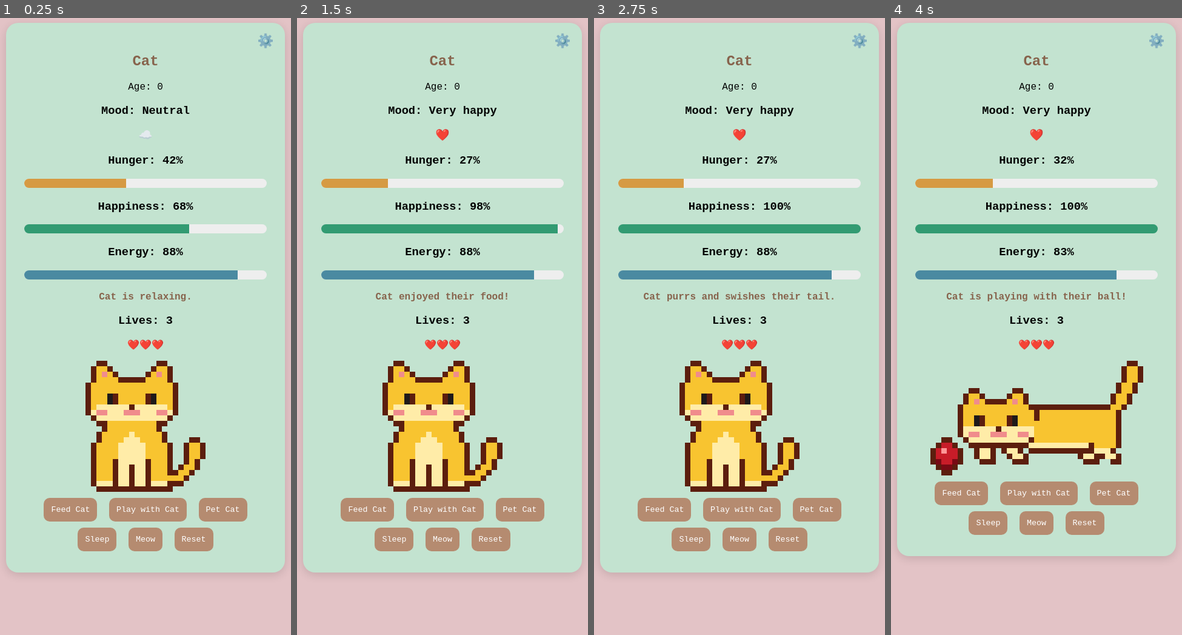
Above: before the commit, frames 1-4 (left to right).
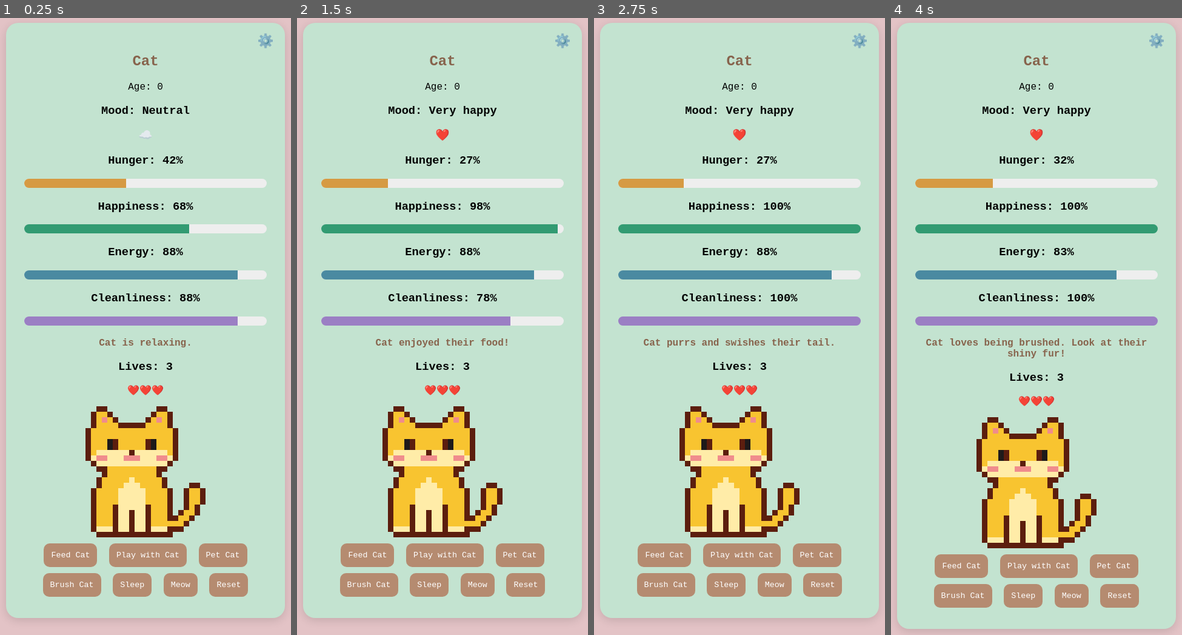
Above: after the commit, the same moments.

Repository: nannaellaraun/cat-game
Game: browser game, page index.html
Two runs of this game, one before a commit and one after it. Both use one fixed random seed, a clock stepped at 60 frames per second and the inputs below.
Inputs (mouse positions are in pixels of both pictures, inside the frame that each line leads up to):
- Up to frame 1 (0.25 s): no input
- Up to frame 2 (1.5 s): click "Play with Cat" at 0.27 s; click "Feed Cat" at 1.27 s
- Up to frame 3 (2.75 s): click (666, 585) at 1.87 s, where only the run after the commit has a clickable "Brush Cat"; click (666, 597) at 2.02 s, where only the run after the commit has a clickable "Brush Cat"; click "Pet Cat" at 2.47 s
- Up to frame 4 (4 s): click "Play with Cat" at 3.07 s; click (963, 567) at 3.67 s, where only the run after the commit has a clickable "Brush Cat"

The runs differ from the first frame. In frame 1, 21% of the frame differs, in the area x 2-98%, y 44-98%; in frame 2, 21%; in frame 3, 21%; in frame 4, 26%, in the area x 2-98%, y 44-100%.

Commit message:
Add weekly birthdays with party hat and confetti, and brushing with cleanliness
Co-Authored-By: Claude Opus 5.5 <noreply@anthropic.com>

Diff:
--- a/game.js
+++ b/game.js
@@ -15,6 +15,9 @@
 
 const PETS_BEFORE_ANGRY = 5; // the 6th pet in a row annoys the cat
 const CALM_DOWN_MS = 10 * 1000; // an angry cat calms down after 10 seconds of no petting
+const BIRTHDAY_MS = 7 * 24 * 60 * 60 * 1000; // the cat has a birthday every 7 days
+const MAX_AGE = 30; // same limit as Cat Settings
+const MESSY_AT = 30; // at this cleanliness or lower the cat looks messy
 
 // ---------- State ----------
 
@@ -23,6 +26,7 @@
     hunger: 40,
     happiness: 70,
     energy: 90,
+    cleanliness: 90,
     lives: 3,
     activity: "neutral",
     petStreak: 0, // how many times in a row the cat has been petted
@@ -39,6 +43,8 @@
     color: "orange",
     coat: "solid",
     eyes: "black",
+    lastBirthday: Date.now(), // the next birthday is 7 days after this
+    partyUntil: 0, // the party hat is worn until this time (end of the birthday)
     ...startingStats("Cat"),
   };
   try {
@@ -82,6 +88,7 @@
     cat.happiness = up(cat.happiness, 15);
     cat.energy = down(cat.energy, 5);
     cat.hunger = up(cat.hunger, 5);
+    cat.cleanliness = down(cat.cleanliness, 10);
     cat.message = cat.name + " is playing with " + pronoun().possessive + " ball!";
   },
   sleep() {
@@ -106,6 +113,12 @@
       cat.message = cat.name + " purrs and swishes " + pronoun().possessive + " tail.";
     }
   },
+  brush() {
+    cat.activity = "neutral";
+    cat.cleanliness = up(cat.cleanliness, 30);
+    cat.happiness = up(cat.happiness, 5);
+    cat.message = cat.name + " loves being brushed. Look at " + pronoun().possessive + " shiny fur!";
+  },
   meow() {
     cat.activity = "neutral";
     cat.happiness = up(cat.happiness, 5);
@@ -118,14 +131,67 @@
     cat.hunger = up(cat.hunger, 2);
     cat.happiness = down(cat.happiness, 2);
     cat.energy = down(cat.energy, 2);
+    cat.cleanliness = down(cat.cleanliness, 2);
+    checkBirthday();
   },
 };
+
+// ---------- Birthdays ----------
+
+const isPartyTime = () => Date.now() < cat.partyUntil;
+
+// Every 7 days the cat turns a year older (up to MAX_AGE) and gets a party for the rest of the day.
+function checkBirthday() {
+  let birthday = false;
+  let grewUp = false;
+  while (Date.now() - cat.lastBirthday >= BIRTHDAY_MS) {
+    cat.lastBirthday += BIRTHDAY_MS;
+    birthday = true;
+    if (cat.age < MAX_AGE) {
+      cat.age += 1;
+      grewUp = true;
+    }
+  }
+  if (!birthday) return;
+
+  const midnight = new Date();
+  midnight.setHours(24, 0, 0, 0);
+  cat.partyUntil = midnight.getTime();
+  cat.message = "🎂 Happy birthday, " + cat.name + "!";
+  if (grewUp) cat.message += " " + cat.name + " turned " + cat.age + "!";
+  showConfetti();
+}
+
+// Pixel confetti falling over the card for a few seconds.
+let confettiShown = false;
+function showConfetti() {
+  confettiShown = true;
+  if (window.matchMedia("(prefers-reduced-motion: reduce)").matches) return;
+  const box = document.createElement("div");
+  box.className = "confetti";
+  const colors = ["#e84a8a", "#4aa8e0", "#f2d530", "#4caf50", "#e0961c"];
+  for (let i = 0; i < 60; i++) {
+    const piece = document.createElement("i");
+    piece.style.left = Math.random() * 100 + "%";
+    piece.style.background = colors[i % colors.length];
+    piece.style.animationDelay = Math.random() * 1.5 + "s";
+    piece.style.animationDuration = 2 + Math.random() * 1.5 + "s";
+    box.append(piece);
+  }
+  document.querySelector(".game").append(box);
+  setTimeout(() => box.remove(), 5000);
+}
 
 // Rules that run after every action, like the bottom half of the PHP script.
 function applyRules() {
   // A very hungry cat gets sadder
   if (cat.hunger > 80) {
     cat.happiness = down(cat.happiness, 15);
+  }
+
+  // A dirty cat is a bit grumpy
+  if (cat.cleanliness <= 20) {
+    cat.happiness = down(cat.happiness, 5);
   }
 
   // Lose a life when everything is at rock bottom
@@ -169,6 +235,8 @@
   if (cat.happiness <= 20) moods.push(["Sad", "💙️"]);
   if (cat.happiness >= 80) moods.push(["Very happy", "❤️"]);
   if (cat.energy <= 20) moods.push(["Sleepy", "💤️"]);
+  if (cat.cleanliness <= MESSY_AT) moods.push(["Messy", "🛁"]);
+  if (isPartyTime()) moods.push(["Birthday", "🎂"]);
   if (cat.happiness >= 30 && cat.happiness <= 70) moods.push(["Neutral", "☁️"]);
   return moods;
 }
@@ -198,7 +266,7 @@
   $("mood").textContent = moodNames.join(", ");
   $("emoji").textContent = moods.map((m) => m[1]).join(", ");
 
-  for (const stat of ["hunger", "happiness", "energy"]) {
+  for (const stat of ["hunger", "happiness", "energy", "cleanliness"]) {
     $(stat + "-value").textContent = cat[stat];
     $(stat + "-bar").style.width = cat[stat] + "%";
   }
@@ -206,7 +274,10 @@
   $("message").textContent = cat.message;
   $("lives-value").textContent = cat.lives;
   $("hearts").textContent = "❤️".repeat(cat.lives) + "💔️".repeat(3 - cat.lives);
-  $("cat-image").src = drawCat(chooseImage(moodNames), cat.color, cat.coat, cat.eyes);
+  $("cat-image").src = drawCat(chooseImage(moodNames), cat.color, cat.coat, cat.eyes, {
+    hat: isPartyTime(),
+    messy: cat.cleanliness <= MESSY_AT,
+  });
   $("game-over-image").src = drawCat("gameOver", cat.color, cat.coat, cat.eyes);
 }
 
@@ -276,6 +347,9 @@
 // Opening the page counts as time passing.
 doAction("timePassed");
 
+// Opening the game on the birthday shows the confetti again.
+if (isPartyTime() && !confettiShown) showConfetti();
+
 // If the page was closed while the cat was angry, let it calm down.
 if (cat.activity === "angry") scheduleCalmDown();
 
--- a/index.html
+++ b/index.html
@@ -27,6 +27,9 @@
     <h3>Energy: <span id="energy-value"></span>%</h3>
     <div class="bar"><div class="energy" id="energy-bar"></div></div>
 
+    <h3>Cleanliness: <span id="cleanliness-value"></span>%</h3>
+    <div class="bar"><div class="cleanliness" id="cleanliness-bar"></div></div>
+
     <p class="message" id="message"></p>
 
     <h3>Lives: <span id="lives-value"></span></h3>
@@ -38,6 +41,7 @@
       <button data-action="feed">Feed <span class="name"></span></button>
       <button data-action="play">Play with <span class="name"></span></button>
       <button data-action="pet">Pet <span class="name"></span></button>
+      <button data-action="brush">Brush <span class="name"></span></button>
       <button data-action="sleep">Sleep</button>
       <button data-action="meow">Meow</button>
       <button data-action="reset">Reset</button>
--- a/sprites.js
+++ b/sprites.js
@@ -33,6 +33,7 @@
       "..KKKKKKKKKKKKKK......",
     ],
     regions: {ears: [[0, 0, 6, 3], [10, 0, 16, 3]], mask: [[5, 7, 11, 10]], tail: [[15, 14, 21, 21]], paws: [[0, 21, 14, 22]]},
+    hat: [8, 2], // party hat: middle column and bottom row
   },
   angry: {
     art: [
@@ -62,6 +63,7 @@
       "..KKKKKKKKKKKKKK......",
     ],
     regions: {ears: [[0, 0, 6, 3], [10, 0, 16, 3]], mask: [[5, 7, 11, 10]], tail: [[15, 14, 21, 21]], paws: [[0, 21, 14, 22]]},
+    hat: [8, 2], // party hat: middle column and bottom row
   },
   playing: {
     art: [
@@ -88,6 +90,7 @@
       "..KK...................................",
     ],
     regions: {ears: [[6, 5, 10, 7], [14, 5, 18, 7]], mask: [[9, 11, 15, 13]], tail: [[33, 0, 38, 8]], paws: [[7, 16, 18, 17], [27, 16, 34, 17]]},
+    hat: [12, 6], // party hat: middle column and bottom row
   },
   sad: {
     art: [
@@ -117,6 +120,7 @@
       ".......KKKK..........KKKK....",
     ],
     regions: {ears: [[0, 7, 6, 9], [10, 7, 16, 9]], mask: [[5, 14, 11, 17]], tail: [[22, 0, 27, 13]], paws: [[7, 22, 10, 22], [21, 22, 24, 22]]},
+    hat: [8, 8], // party hat: middle column and bottom row
   },
   sleepy: {
     art: [
@@ -137,6 +141,7 @@
       "..........KKKKKKKKKKKKKKK.......",
     ],
     regions: {ears: [[0, 0, 4, 2], [8, 0, 12, 2]], mask: [[5, 7, 9, 9]], tail: [[11, 12, 24, 13]], paws: [[2, 11, 10, 12]]},
+    hat: [6, 1], // party hat: middle column and bottom row
   },
   gameOver: {
     art: [
@@ -248,14 +253,16 @@
   return "#" + parts.map((n) => n.toString(16).padStart(2, "0")).join("");
 }
 
+// A fixed pseudo-random number for a pair of numbers, so patterns look random but never change.
+function hash2(a, b) {
+  let hash = Math.imul(a, 374761393) + Math.imul(b, 668265263);
+  hash = Math.imul(hash ^ (hash >>> 13), 1274126177);
+  return (hash ^ (hash >>> 16)) >>> 0;
+}
+
 // Patches for tortoiseshell and calico: the same 3x3 blocks always get the same color.
 function patch(x, y, choices) {
-  const bx = Math.floor(x / 3);
-  const by = Math.floor(y / 3);
-  let hash = Math.imul(bx, 374761393) + Math.imul(by, 668265263);
-  hash = Math.imul(hash ^ (hash >>> 13), 1274126177);
-  hash = (hash ^ (hash >>> 16)) >>> 0;
-  return choices[hash % choices.length];
+  return choices[hash2(Math.floor(x / 3), Math.floor(y / 3)) % choices.length];
 }
 
 function inRegion(regions, names, x, y) {
@@ -302,33 +309,83 @@
   }
 }
 
+// Birthday party hat, drawn on top of the cat's head.
+// h hat, s stripe, p pompom, K outline.
+const PARTY_HAT = [
+  "..p..",
+  ".KhK.",
+  ".KsK.",
+  "KhhhK",
+  "KsssK",
+];
+const HAT_COLORS = { h: "#4aa8e0", s: "#f2d530", p: "#e84a8a" };
+const DIRT = "#6b4a2a";
+
+// Messy fur: little tufts sticking out of the outline (T) and dirt spots on the fur (X).
+function makeMessy(grid) {
+  const at = (x, y) => (grid[y] && grid[y][x]) || ".";
+  const isFur = (c) => "YOLEFD".includes(c);
+  const touchesFur = (x, y) => [[1, 0], [-1, 0], [0, 1], [0, -1]].some(([dx, dy]) => isFur(at(x + dx, y + dy)));
+  grid.forEach((row, y) => {
+    row.forEach((c, x) => {
+      const nextToCat = [[1, 0], [-1, 0], [0, 1], [0, -1]].some(
+        ([dx, dy]) => at(x + dx, y + dy) === "K" && touchesFur(x + dx, y + dy)
+      );
+      if (c === "." && nextToCat && hash2(x, y) % 3 === 0) row[x] = "T";
+      else if ((c === "Y" || c === "O") && hash2(y, x) % 9 === 0) row[x] = "X";
+    });
+  });
+}
+
 const spriteCache = {};
 
 // Returns an image URL of the sprite in the given color, coat and eye color.
-function drawCat(spriteName, colorName, coatName, eyesName) {
-  const key = [spriteName, colorName, coatName, eyesName].join("/");
+// Options: hat (birthday party hat), messy (tufts and dirt when the cat needs brushing).
+function drawCat(spriteName, colorName, coatName, eyesName, options = {}) {
+  const sprite = SPRITES[spriteName];
+  const hat = Boolean(options.hat && sprite.hat);
+  const messy = Boolean(options.messy);
+  const key = [spriteName, colorName, coatName, eyesName, hat, messy].join("/");
   if (spriteCache[key]) return spriteCache[key];
 
-  const sprite = SPRITES[spriteName];
   const color = CAT_COLORS[colorName] || CAT_COLORS.orange;
   const coat = coatName in CAT_COATS ? coatName : "solid";
   const eyes = CAT_EYES[eyesName] || CAT_EYES.black;
 
+  const grid = sprite.art.map((row) => [...row]);
+  if (messy) makeMessy(grid);
+
+  // Room above the sprite if the hat sticks out over the top.
+  let top = 0;
+  if (hat) {
+    const [middle, bottom] = sprite.hat;
+    const hatTop = bottom - PARTY_HAT.length + 1;
+    top = Math.max(0, -hatTop);
+    for (let i = 0; i < top; i++) grid.unshift(Array(grid[0].length).fill("."));
+    PARTY_HAT.forEach((row, i) => {
+      [...row].forEach((c, j) => {
+        if (c !== ".") grid[hatTop + top + i][middle - 2 + j] = "hat:" + c;
+      });
+    });
+  }
+
   const canvas = document.createElement("canvas");
-  canvas.width = sprite.art[0].length * SCALE;
-  canvas.height = sprite.art.length * SCALE;
+  canvas.width = grid[0].length * SCALE;
+  canvas.height = grid.length * SCALE;
   const ctx = canvas.getContext("2d");
 
-  sprite.art.forEach((row, y) => {
-    [...row].forEach((letter, x) => {
+  grid.forEach((row, y) => {
+    row.forEach((letter, x) => {
       let fill;
       if (letter === ".") return;
-      else if (letter === "K") fill = color.outline;
+      else if (letter === "K" || letter === "T" || letter === "hat:K") fill = color.outline;
+      else if (letter.startsWith("hat:")) fill = HAT_COLORS[letter.slice(4)];
+      else if (letter === "X") fill = mix(furColor("Y", x, y - top, color, coat, sprite.regions), DIRT, 0.55);
       else if (letter === "E") fill = eyes.left;
       else if (letter === "F") fill = eyes.right;
       else if (letter === "D") fill = eyes.pupil || color.outline;
       else if (letter === "C") fill = color.closedEyes;
-      else if ("YOL".includes(letter)) fill = furColor(letter, x, y, color, coat, sprite.regions);
+      else if ("YOL".includes(letter)) fill = furColor(letter, x, y - top, color, coat, sprite.regions);
       else fill = FIXED_COLORS[letter];
       ctx.fillStyle = fill;
       ctx.fillRect(x * SCALE, y * SCALE, SCALE, SCALE);
--- a/style.css
+++ b/style.css
@@ -35,6 +35,10 @@
 }
 .energy {
   background: #4A8AA1;
+  height: 100%;
+}
+.cleanliness {
+  background: #9b7fc4;
   height: 100%;
 }
 .bar > div {
@@ -140,3 +144,24 @@
 #settings-error:empty {
   display: none;
 }
+
+/* Birthday confetti: little squares falling over the card */
+.confetti {
+  position: absolute;
+  inset: 0;
+  overflow: hidden;
+  pointer-events: none;
+  border-radius: 20px;
+}
+.confetti i {
+  position: absolute;
+  top: -12px;
+  width: 8px;
+  height: 8px;
+  animation: confetti-fall linear forwards;
+}
+@keyframes confetti-fall {
+  to {
+    transform: translateY(110vh) rotate(540deg);
+  }
+}
